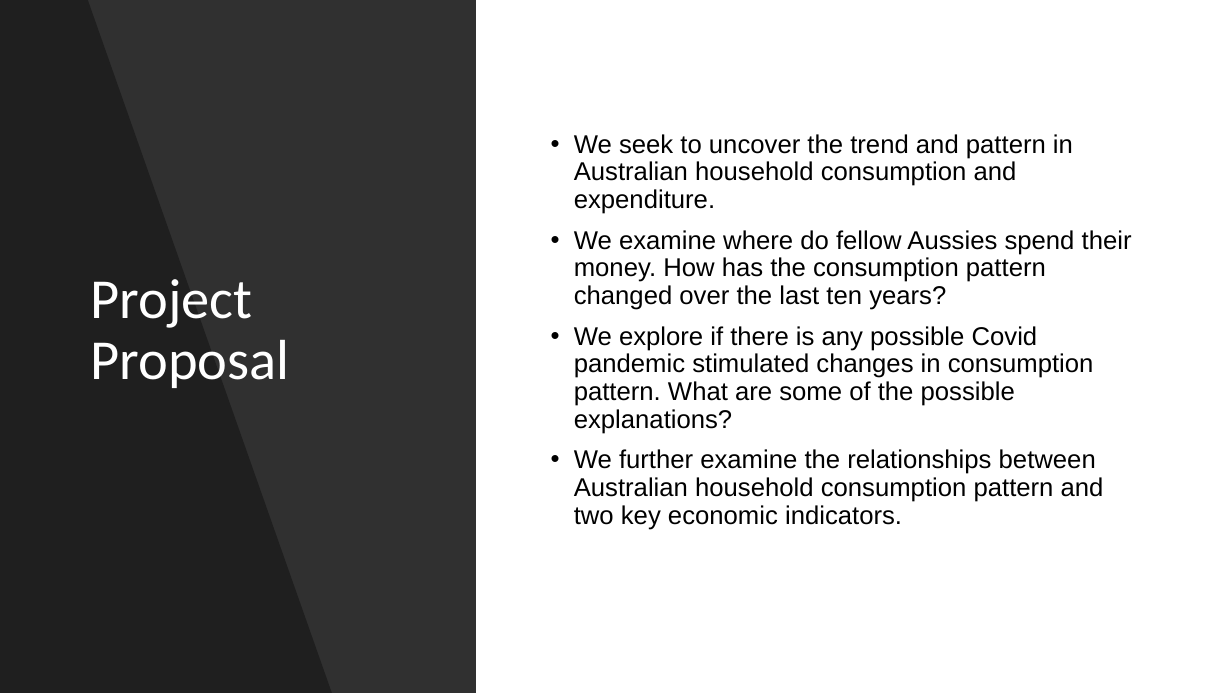
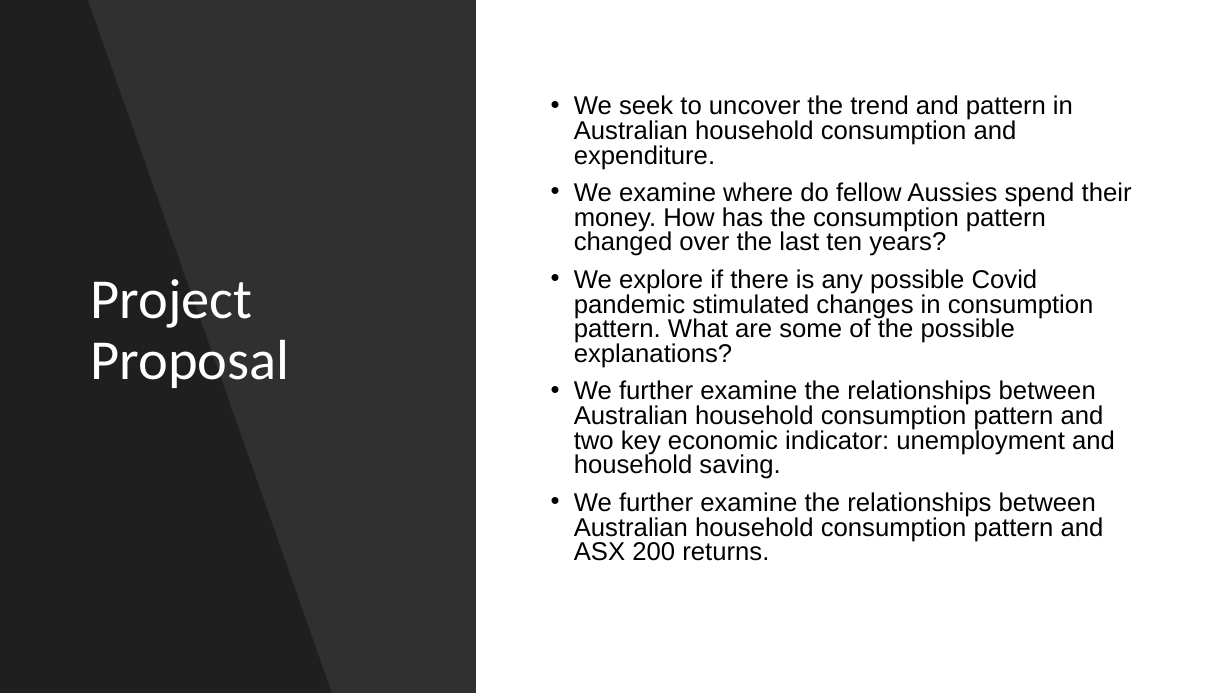
Before and after one commit to twigikit/FTBC_project_1, a slide deck: slide 2 of Aus Household Consumption and Expenditure Pattern.pptx. Drawn at 1232x693 pixels with LibreOffice and Linux fonts; fonts in the diff are those of the drawing. Boxes give left, top, right and bottom in pixels: in the first picture for what was removed or moved away, otherwise in the second. Text is boxed around its words. In the diff, an @@ line names an element or a change of style, - is before the commit and + after.

```diff
--- a/Aus Household Consumption and Expenditure Pattern.pptx
+++ b/Aus Household Consumption and Expenditure Pattern.pptx
@@ text at box(574, 95, 1132, 368): line spacing 0.9 to 0.8 @@
@@ text at box(574, 380, 1115, 561): text changed @@
-• We further examine the relationships between Australian household consumption pattern and two key economic indicators.
+• We further examine the relationships between Australian household consumption pattern and two key economic indicator: unemployment and household saving.
+• We further examine the relationships between Australian household consumption pattern and ASX 200 returns.
```
Also in this commit, not shown: 4 other slides changed, 1 slide added, 4 other files.
